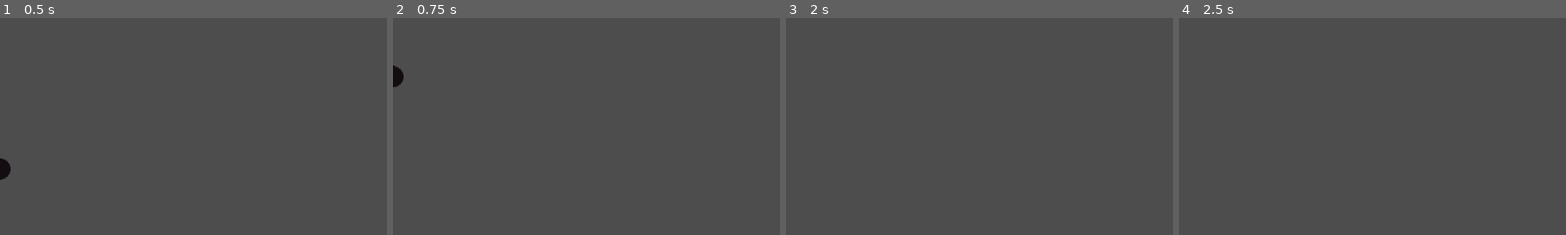
Above: before the commit, frames 1-4 (left to right).
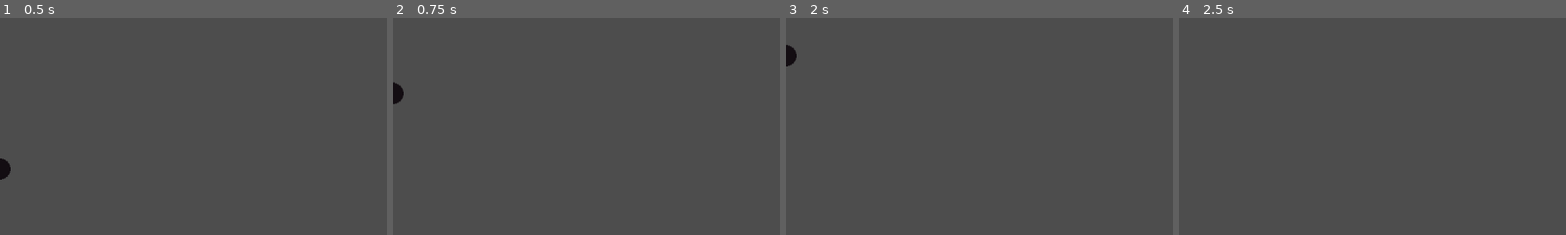
Above: after the commit, the same moments.

Repository: ConnorG512/Floppy-Birb
Game: Godot game, scene res://Scenes/Character/character.tscn
Two runs of this game, one before a commit and one after it. Both use one fixed random seed, a clock stepped at 60 frames per second and the inputs below. The project has no main scene, so this scene is started directly.
Inputs:
- Up to frame 1 (0.5 s): no input
- Up to frame 2 (0.75 s): hold Space (pull_up) from 0.53 s (still down)
- Up to frame 3 (2 s): tap Enter at 1.25 s; release Space (pull_up) at 1.28 s
- Up to frame 4 (2.5 s): hold Space (pull_up) from 2.03 s (still down)
The pictures show only the part of the screen within x 0-50%, y 0-50%; the shares and areas given below are measured in that part.

Frame 1 is identical in both runs. In frame 2, 0.4% of the frame differs, in the area x 0-3%, y 21-40%; in frame 3, 0.2%; in frame 4, nothing differs.

Commit message:
Rewrote the character jumping. Character will now fly up when space is pressed.

Diff:
--- a/Scenes/Character/character.tscn
+++ b/Scenes/Character/character.tscn
@@ -28,3 +28,7 @@
 shape = SubResource("CircleShape2D_8jueh")
 
 [node name="JumpTimer" type="Timer" parent="."]
+wait_time = 0.3
+one_shot = true
+
+[connection signal="timeout" from="JumpTimer" to="." method="jump_timer_timeout"]
--- a/Scripts/character.gd
+++ b/Scripts/character.gd
@@ -5,26 +5,31 @@
 
 @onready var JumpTimer = $JumpTimer
 
-@export var descent_speed = 450
-@export var pull_up_power = -800
+@export var character_speed = 450
+
+var is_dead = false
+var can_jump = true
 
 # Called when the node enters the scene tree for the first time.
 func _ready():
 	pass # Replace with function body.
 
-
 # Called every frame. 'delta' is the elapsed time since the previous frame.
 func _process(delta):
-	movement()
-
+	pass
 
 func _physics_process(delta):
+	character_movement(character_speed)
 	pass
-func movement():
 
-	velocity.y = descent_speed
+func character_movement(character_speed):
 
-	if Input.is_action_pressed("pull_up"):
-		velocity.y = pull_up_power
+	if is_dead == true:
+		return
+	else:
+		velocity.y = character_speed
+		move_and_slide()
 
-	move_and_slide()
+		if Input.is_action_pressed("pull_up"):
+			velocity.y = -character_speed * 2.5
+			move_and_slide()
